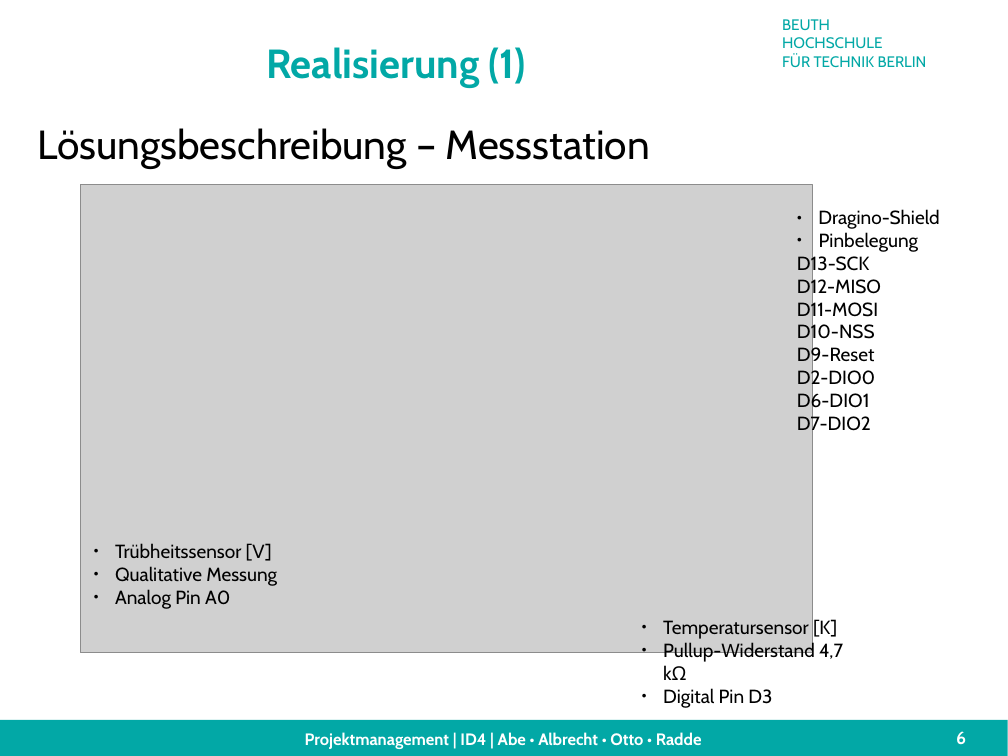
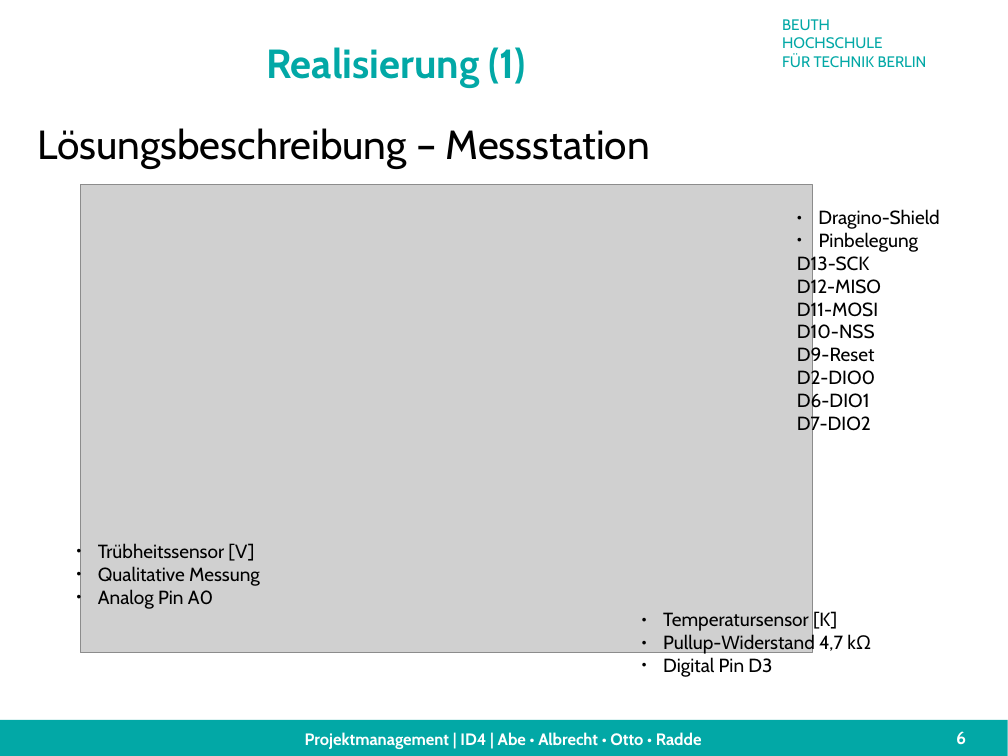
Before and after one commit to technologiestiftung/flussbad, a slide deck: slide 6 of doc/presentation/finalPresentation.odp. Drawn at 1008x756 pixels with LibreOffice and Linux fonts; fonts in the diff are those of the drawing; grey boxes stand for pictures; background and template pictures are left out. Boxes give left, top, right and bottom in pixels: in the first picture for what was removed or moved away, otherwise in the second. Text is boxed around its words. In the diff, an @@ line names an element or a change of style, - is before the commit and + after.

```diff
--- a/doc/presentation/finalPresentation.odp
+++ b/doc/presentation/finalPresentation.odp
@@ text "Trübheitssensor [V]": place and size @@
-text "Trübheitssensor [V]" at bbox=[115, 543, 277, 609]
+text "Trübheitssensor [V]" at bbox=[98, 543, 260, 609]
@@ text "Temperatursensor [K]" rewrapped from bbox=[663, 619, 843, 708] to bbox=[663, 611, 871, 677] @@
```
Also in this commit, not shown: 6 other slides changed, 1 other file.
